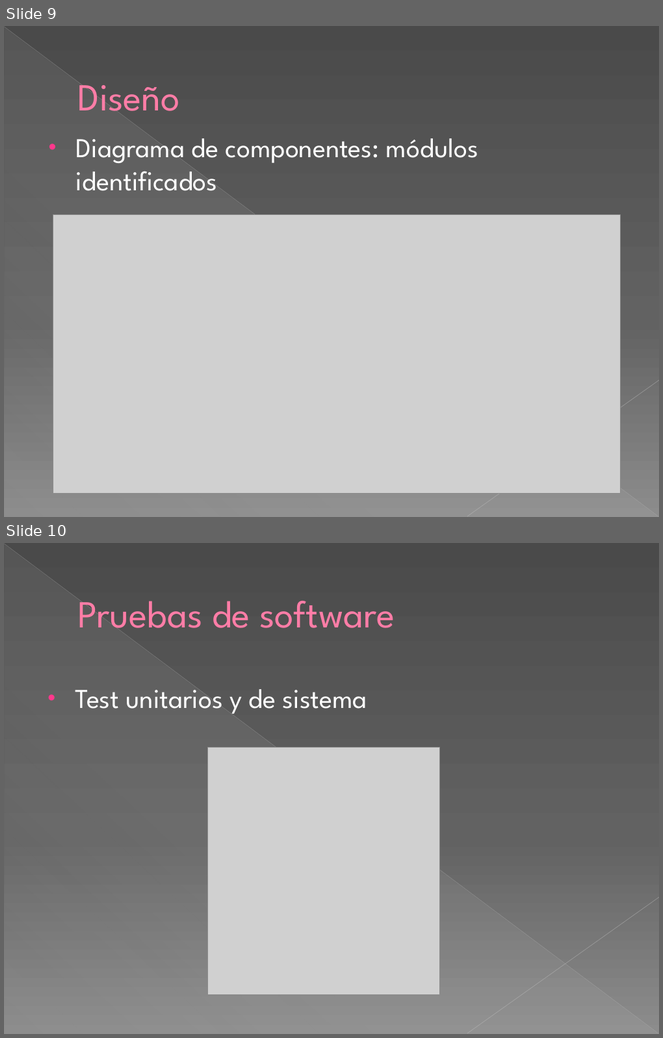
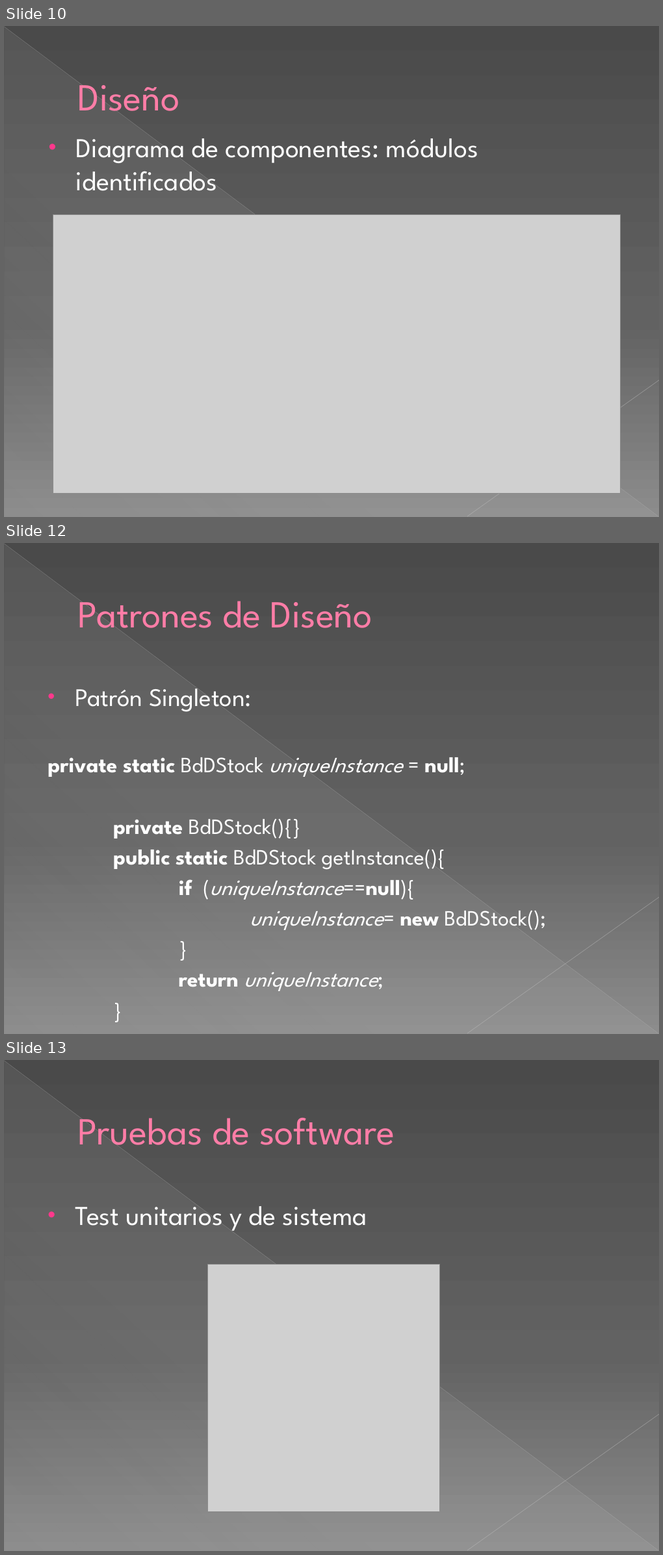
Before and after one commit to francovqz/IngSoft-2017-iSoft, a slide deck: doc/Presentacion.pptx. Shown one above the other, each under a label of ours: slides 9 and 10 before the commit, slides 10, 12 and 13 after it; the slides between them are not shown. The pictures are 663x1038 and 663x1555 pixels, drawn with LibreOffice and Linux fonts; fonts in the diff are those of the drawing; grey boxes stand for pictures. Boxes give left, top, right and bottom in pixels: in the first picture for what was removed or moved away, otherwise in the second. Text is boxed around its words. In the diff, an @@ line names an element or a change of style, - is before the commit and + after.

```diff
--- a/doc/Presentacion.pptx
+++ b/doc/Presentacion.pptx
@@ slide 12 added at box(4, 543, 659, 1034), background gradient #4A4A4A to #626262 to #8C8C8C; not listed: 3 template elements that a slide beside it also shows @@
@@ title added at box(78, 601, 373, 628), 42 pt, text #FF7DA7 @@
+Patrones de Diseño
@@ text added at box(48, 689, 546, 991), 24.1 pt, text #FFFFFF @@
+• Patrón Singleton:
+private static BdDStock uniqueInstance = null;
+private BdDStock(){}
+public static BdDStock getInstance(){
+if (uniqueInstance==null){
+uniqueInstance= new BdDStock();
+}
+return uniqueInstance;
+}
@@ what was slide 9 is now slide 10 @@
@@ what was slide 10 is now slide 13 @@
```
Also in this commit, not shown: 2 slides changed, 2 other slides added, 2 other files.
